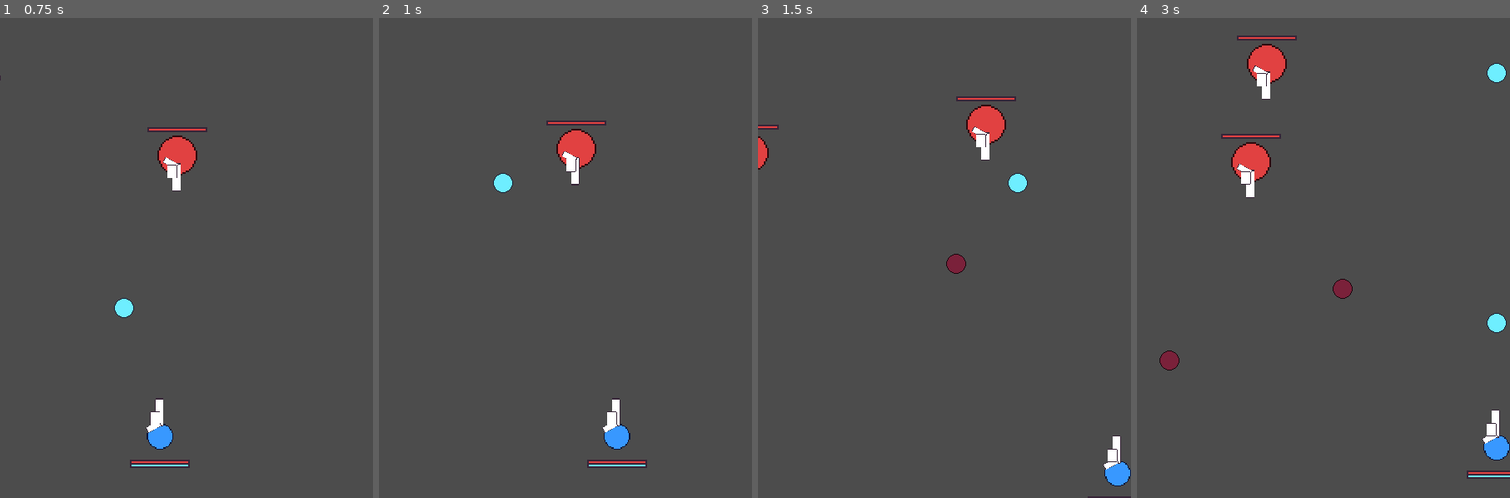
Above: before the commit, frames 1-4 (left to right).
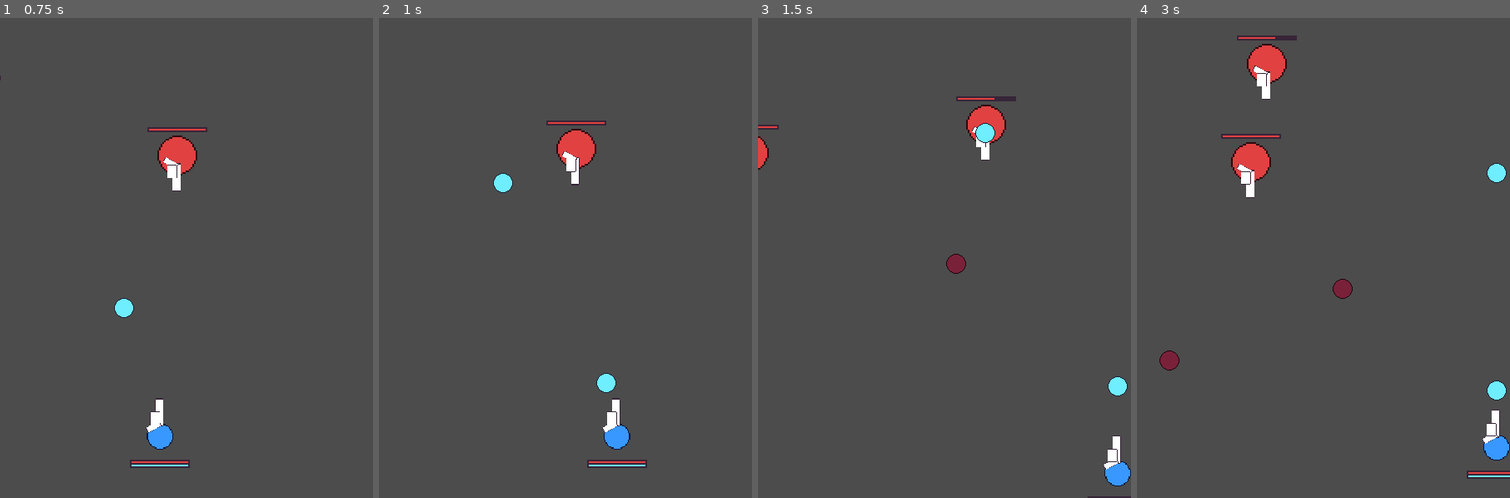
Above: after the commit, the same moments.

Repository: rthurmed/Ceifador
Game: Godot game, scene res://src/Main.tscn
Same seed, same stepped clock (60 frames per second), same inputs: the game is played once before the commit and once after it.
Inputs:
- Up to frame 1 (0.75 s): hold Right (player_right) from 0.53 s (still down); hold Z (player_shoot) from 0.53 s (still down)
- Up to frame 2 (1 s): keep holding Right (player_right); keep holding Z (player_shoot)
- Up to frame 3 (1.5 s): release Right (player_right) at 1.28 s; release Z (player_shoot) at 1.28 s; hold Down (player_down) from 1.28 s (still down); tap Z (player_shoot) at 1.35 s
- Up to frame 4 (3 s): release Down (player_down) at 2.03 s; hold Right (player_right) 2.03-2.78 s; hold Z (player_shoot) 2.03-2.78 s; hold Up (player_up) from 2.78 s (still down); tap Z (player_shoot) at 2.85 s

Frame 1 is identical in both runs. In frame 2, 0.2% of the frame differs, in the area x 58-64%, y 73-79%; in frame 3, 0.5%; in frame 4, 0.7%, in the area x 37-100%, y 3-80%.

Commit message:
Implemented enemies suffering damage

Diff:
--- a/src/enemy/Enemy.gd
+++ b/src/enemy/Enemy.gd
@@ -5,7 +5,25 @@
 const COLLISION_MASK = 8 # get hit by player bullets
 const GROUP = 'enemy'
 
+onready var health = $Health
+
+
 func _ready():
 	collision_layer = COLLISION_LAYER
 	collision_mask = COLLISION_MASK
+
 	add_to_group(GROUP)
+
+	var _ok
+	_ok = connect("area_entered", self, '_on_Enemy_area_entered')
+	_ok = health.connect("dead", self, '_on_Health_dead')
+
+
+func _on_Enemy_area_entered(area):
+	if area.is_in_group(Bullet.GROUP):
+		health.hit()
+
+
+func _on_Health_dead():
+	queue_free()
+	# TODO: animation?
--- a/src/enemy/Enemy.tscn
+++ b/src/enemy/Enemy.tscn
@@ -38,3 +38,4 @@
 
 [node name="Health" parent="." instance=ExtResource( 6 )]
 position = Vector2( 0, -17 )
+max_hp = 3
--- a/src/player/Player.tscn
+++ b/src/player/Player.tscn
@@ -51,7 +51,7 @@
 rotation = -1.5708
 scale = Vector2( 1, -1 )
 bullet_scene = ExtResource( 2 )
-time_between_shots = 0.5
+time_between_shots = 0.4
 delay_first = false
 
 [node name="Health" parent="." instance=ExtResource( 5 )]
--- a/src/player/PlayerBullet.tscn
+++ b/src/player/PlayerBullet.tscn
@@ -7,8 +7,8 @@
 radius = 6.0
 
 [node name="PlayerBullet" type="Area2D"]
-collision_layer = 16
-collision_mask = 2
+collision_layer = 8
+collision_mask = 4
 script = ExtResource( 1 )
 speed = 300
 
